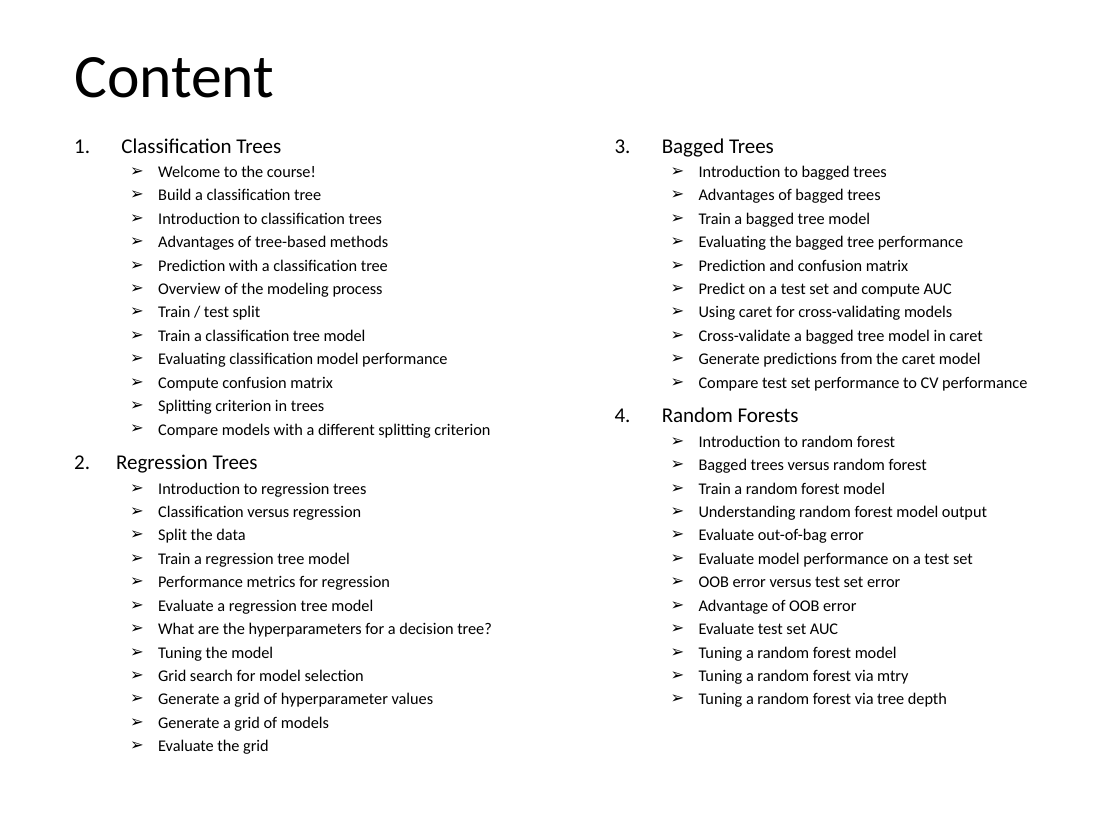
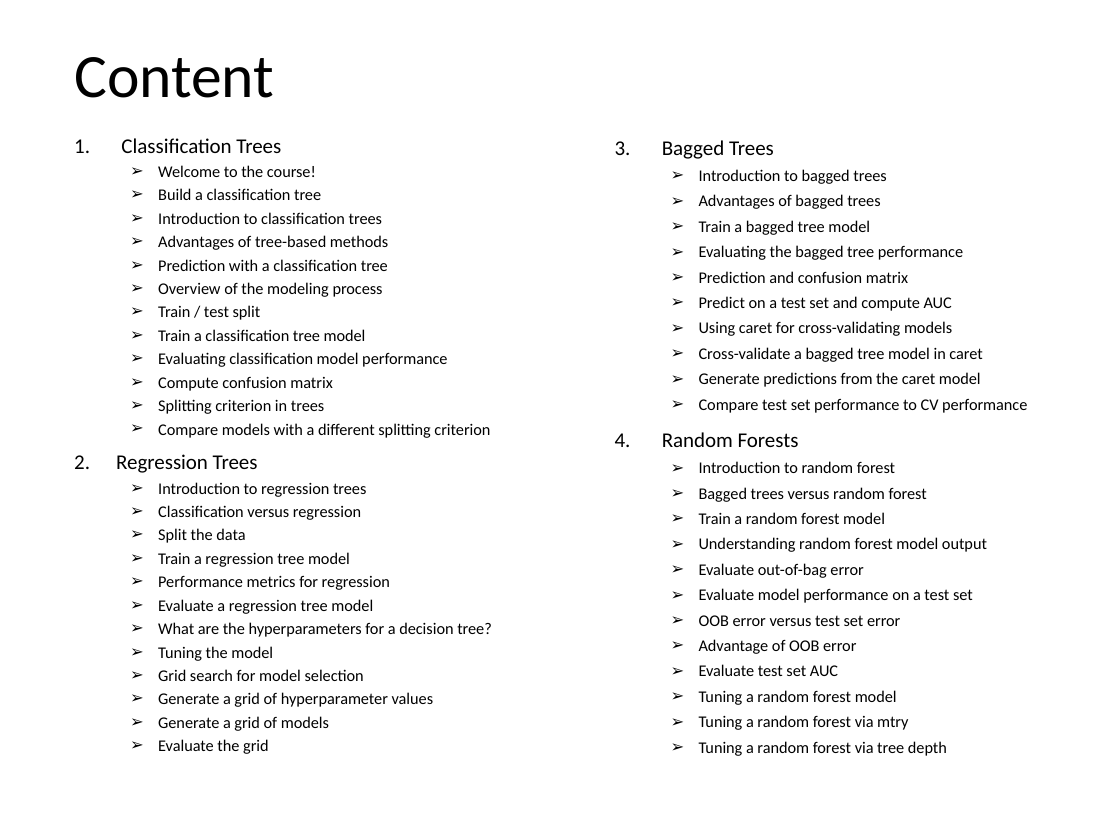
Before and after one commit to parcap/business-education, a slide deck: slide 2 of Track - Machine Learning/Tree-Based-Models-in-R/Tree-Based Model in R.pptx. Drawn at 1120x840 pixels with LibreOffice and Linux fonts; fonts in the diff are those of the drawing. Boxes give left, top, right and bottom in pixels: in the first picture for what was removed or moved away, otherwise in the second. Text is boxed around its words. In the diff, an @@ line names an element or a change of style, - is before the commit and + after.

```diff
--- a/Track - Machine Learning/Tree-Based-Models-in-R/Tree-Based Model in R.pptx
+++ b/Track - Machine Learning/Tree-Based-Models-in-R/Tree-Based Model in R.pptx
@@ text "Bagged Trees" at box(662, 140, 1027, 756): line spacing 0.8 to 0.9 @@
```
Also in this commit, not shown: 1 other slide changed, 1 slide added.
